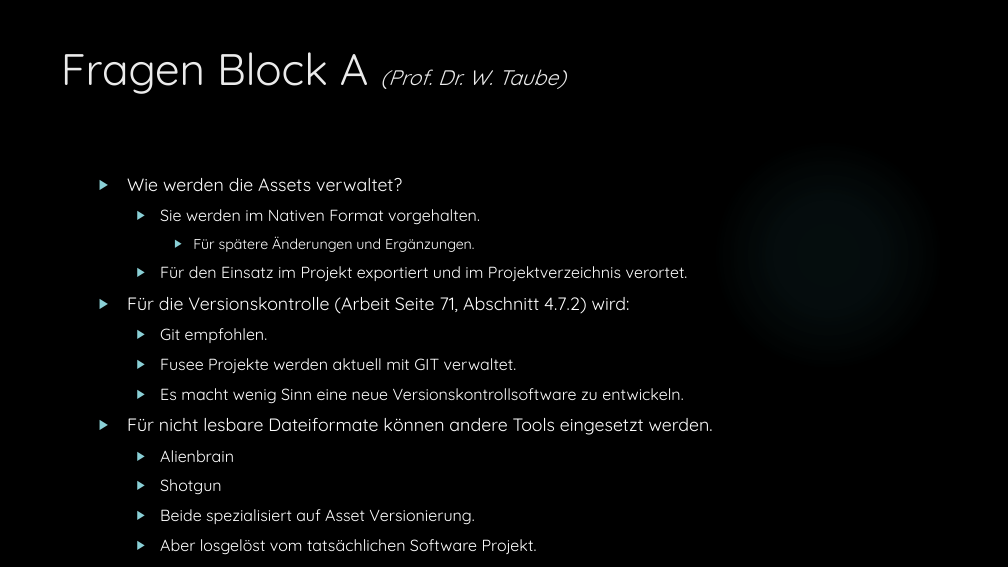
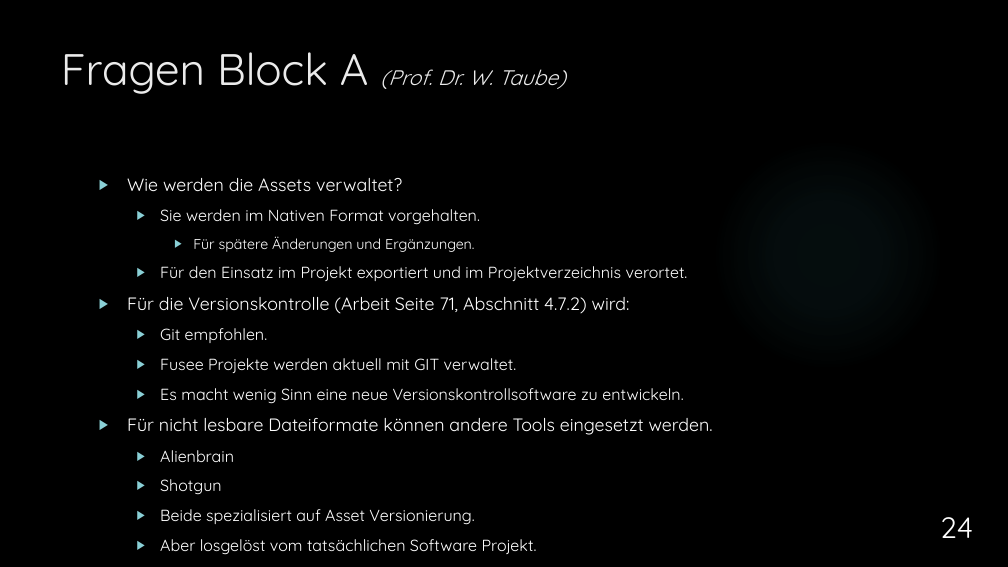
Before and after one commit to dNovel/MasterThesisWS1415, a slide deck: slide 24 of Disputation/Praesentation_DominikSteffen.pptx. Drawn at 1008x567 pixels with LibreOffice and Linux fonts; fonts in the diff are those of the drawing; background and template pictures are left out. Boxes give left, top, right and bottom in pixels: in the first picture for what was removed or moved away, otherwise in the second. Text is boxed around its words. In the diff, an @@ line names an element or a change of style, - is before the commit and + after.

```diff
--- a/Disputation/Praesentation_DominikSteffen.pptx
+++ b/Disputation/Praesentation_DominikSteffen.pptx
@@ page number added at (x1=940, y1=517, x2=973, y2=538), 28 pt, text #FFFFFF @@
+24
```
Also in this commit, not shown: 45 other slides changed.
